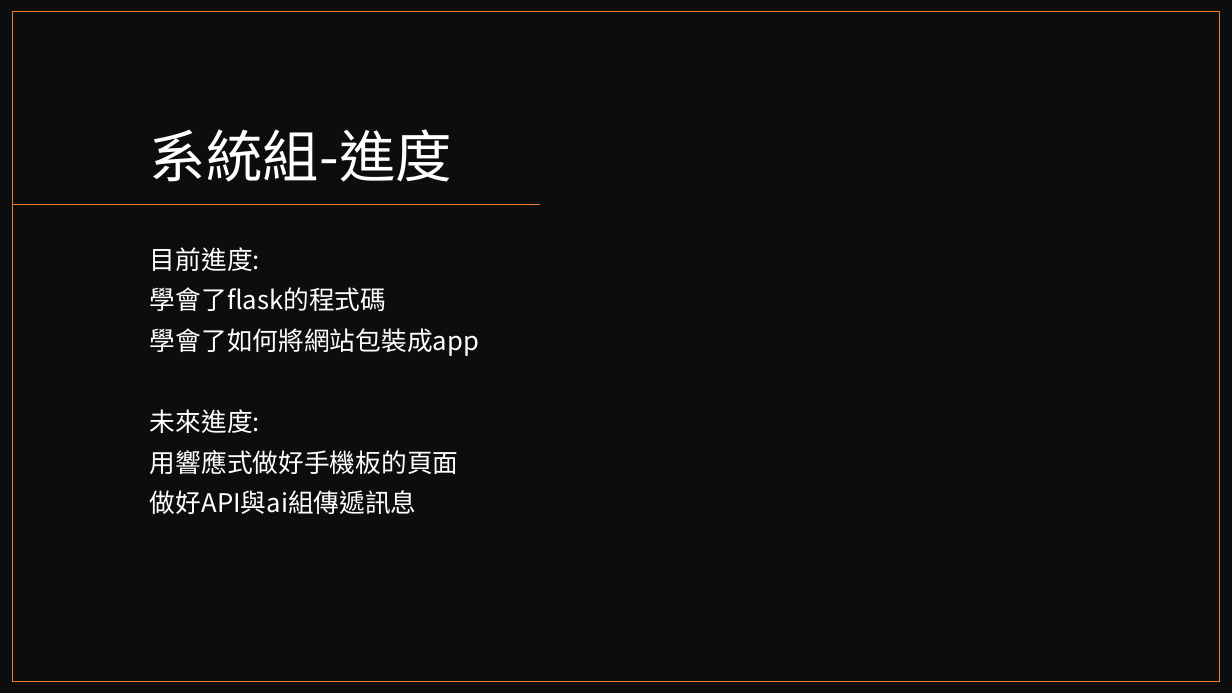
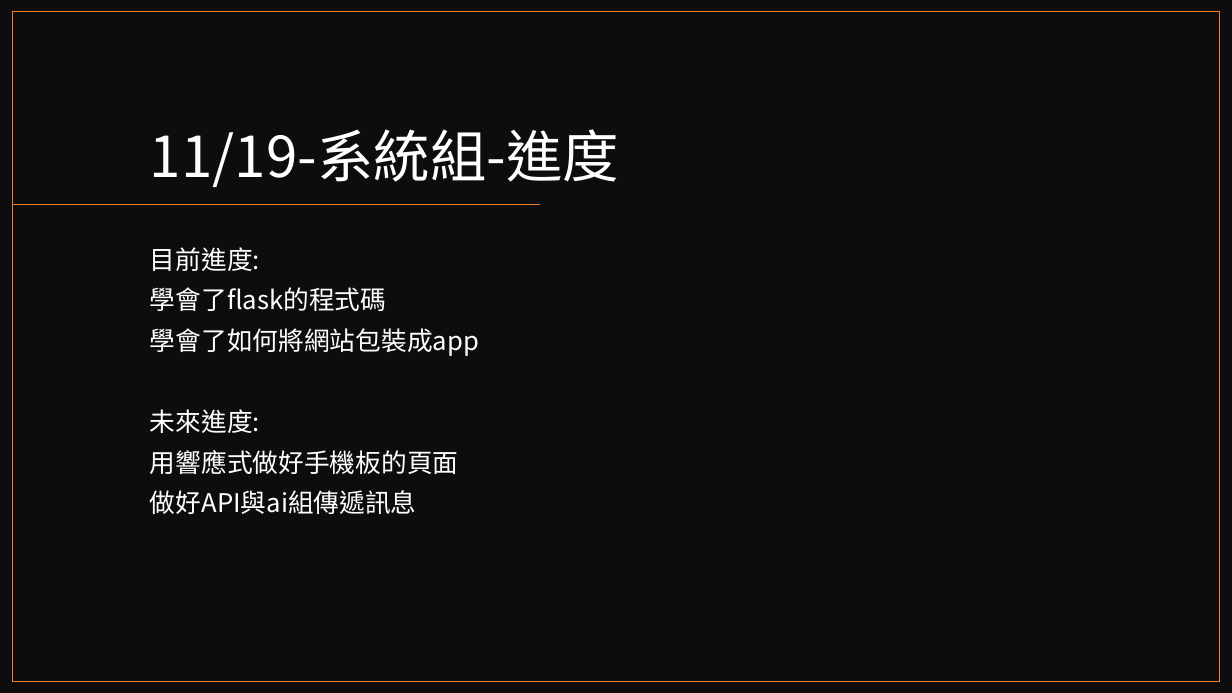
Before and after one commit to reworld223/Japanese-Speech-Assessment, a slide deck: slide 9 of 日語發音矯正系統.pptx. Drawn at 1232x693 pixels with LibreOffice and Linux fonts; fonts in the diff are those of the drawing. Boxes give left, top, right and bottom in pixels: in the first picture for what was removed or moved away, otherwise in the second. Text is boxed around its words. In the diff, an @@ line names an element or a change of style, - is before the commit and + after.

```diff
--- a/日語發音矯正系統.pptx
+++ b/日語發音矯正系統.pptx
@@ title at <box>150,129,619,187</box>: text changed @@
-系統組-進度
+11/19-系統組-進度
```
Also in this commit, not shown: 1 other slide changed, 14 slides added, 1 other file.
